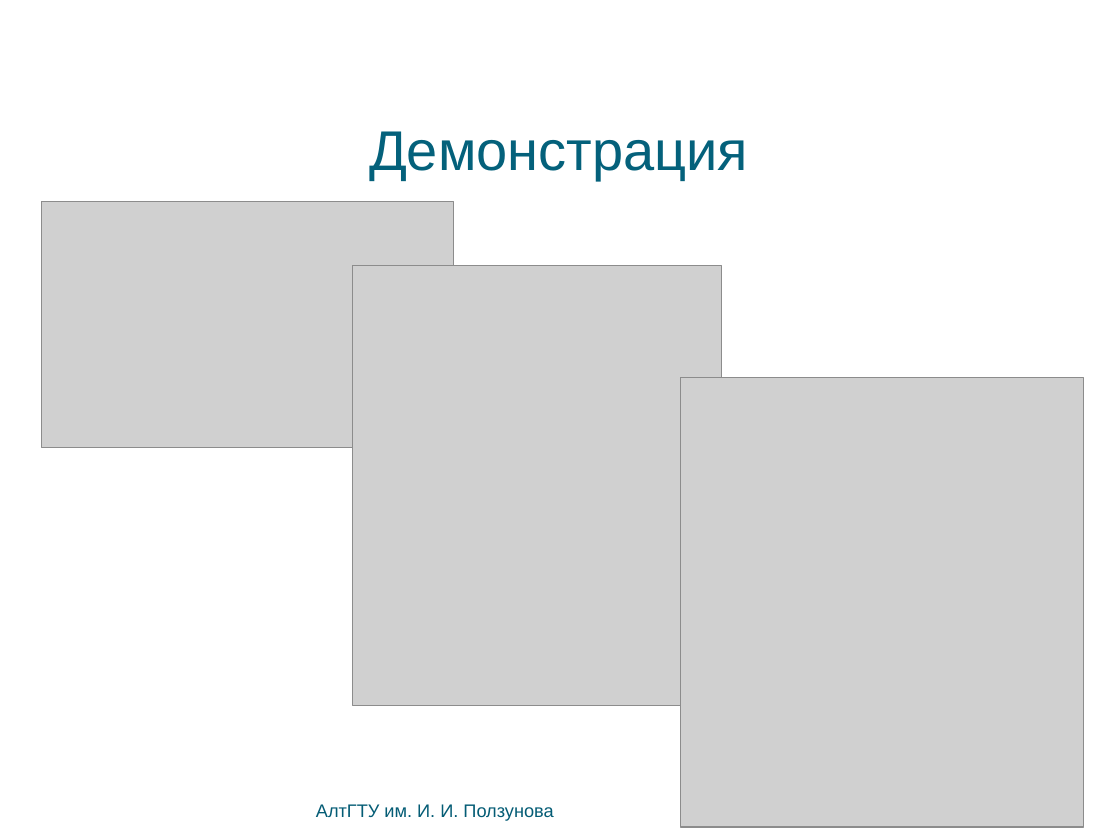
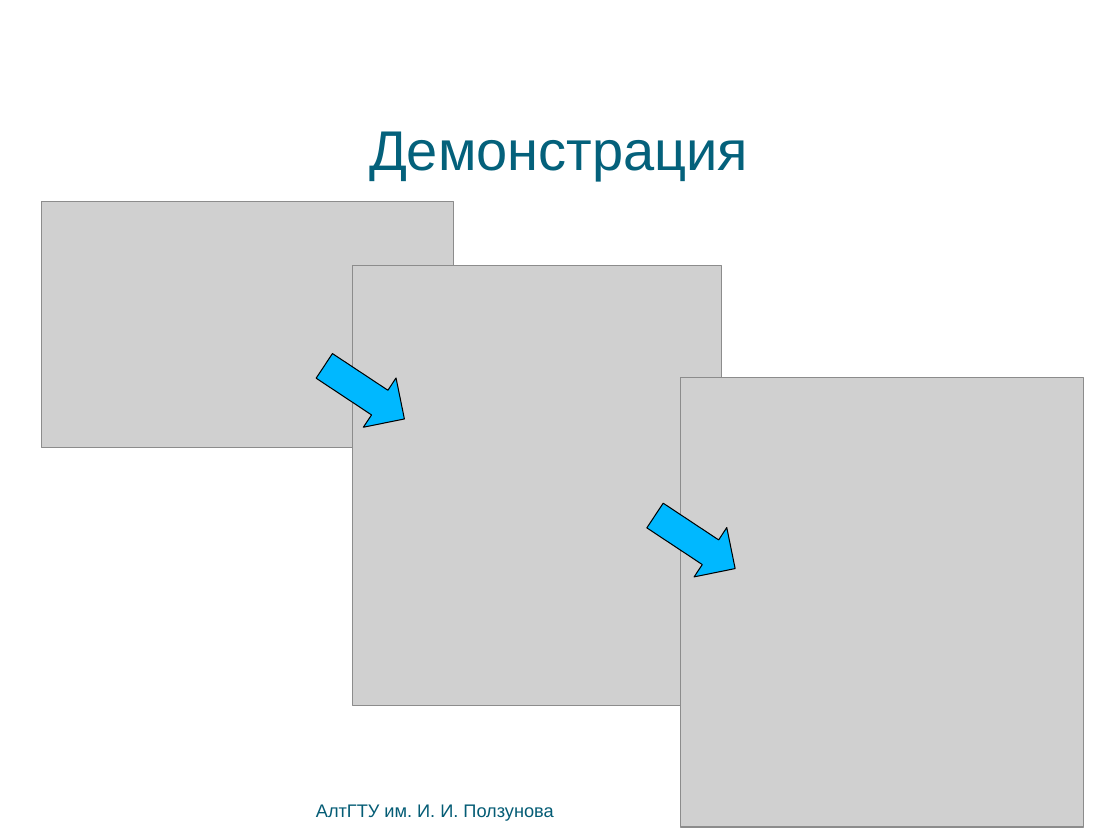
Before and after one commit to bluerain/snoopy, a slide deck: slide 11 of diploma/trunk/ppt/starovoitov.ppt (slide 10 before the commit). Drawn at 1120x840 pixels with LibreOffice and Linux fonts; fonts in the diff are those of the drawing; grey boxes stand for pictures; background and template pictures are left out. Boxes give left, top, right and bottom in pixels: in the first picture for what was removed or moved away, otherwise in the second. Text is boxed around its words. In the diff, an @@ line names an element or a change of style, - is before the commit and + after.

```diff
--- a/diploma/trunk/ppt/starovoitov.ppt
+++ b/diploma/trunk/ppt/starovoitov.ppt
@@ right arrow added at box(308, 341, 421, 444), fill #00B8FF, outline #000000 0.74 pt @@
@@ right arrow added at box(639, 492, 751, 594), fill #00B8FF, outline #000000 0.74 pt @@
```
Also in this commit, not shown: 4 other slides changed, 2 other files.
